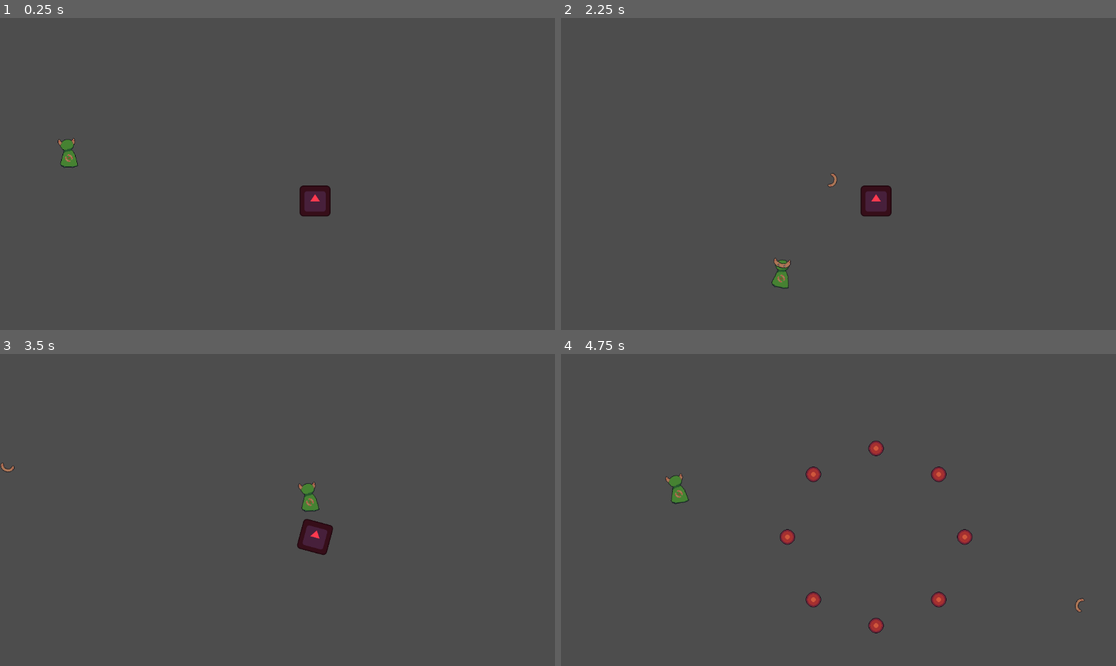
Above: before the commit, frames 1-4 (two rows, left to right).
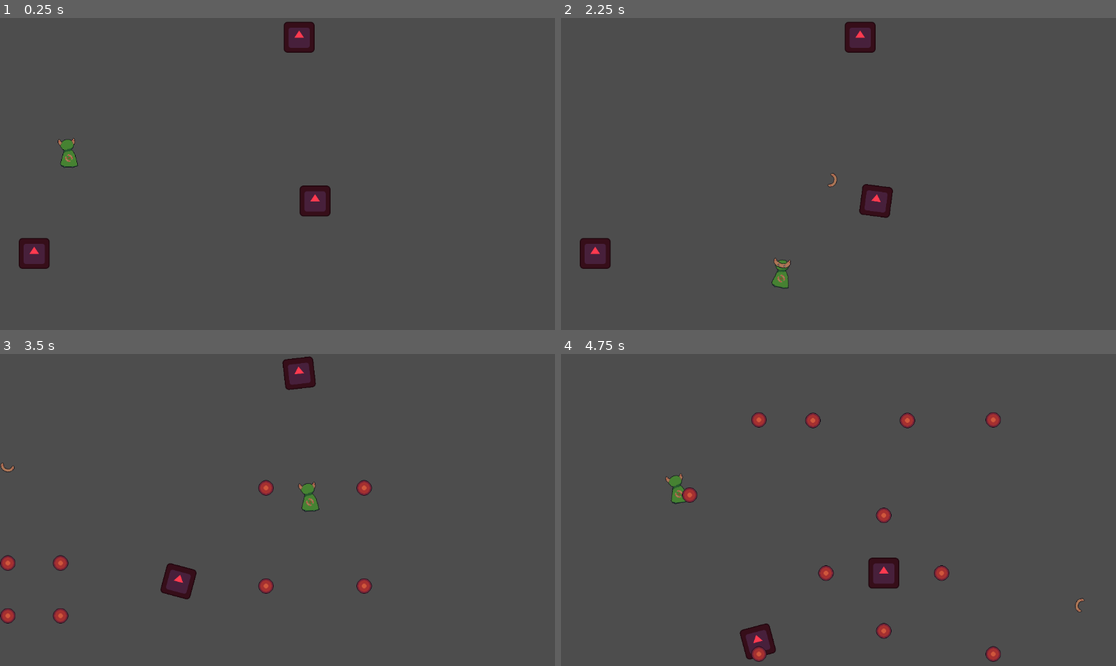
Above: after the commit, the same moments.

Repository: steve52/boomerang-guy-and-the-aglet
Game: Godot game, scene res://Scenes/game.tscn
The game is run twice, just before and just after one commit, with the same random seed, the same clock (stepped at 60 frames per second) and the same inputs. The engine's default icon, where the game draws it, is replaced by a stand-in: a white triangle on a blue panel in a dark square.
Inputs (mouse positions are in pixels of both pictures, inside the frame that each line leads up to):
- Up to frame 1 (0.25 s): no input
- Up to frame 2 (2.25 s): tap Enter at 0.5 s; move the mouse to (960, 158) at 0.52 s; hold D (Right) 0.53-1.28 s; click (960, 158) at 0.6 s; move the mouse to (727, 189) at 1.27 s; hold S (Down) 1.28-2.03 s; click (727, 189) at 1.35 s; move the mouse to (894, 105) at 2.02 s; hold D (Right) from 2.03 s (still down); click (894, 105) at 2.1 s
- Up to frame 3 (3.5 s): move the mouse to (249, 572) at 2.77 s; release D (Right) at 2.78 s; hold W (Up) from 2.78 s (still down); click (249, 572) at 2.85 s
- Up to frame 4 (4.75 s): move the mouse to (1005, 556) at 3.52 s; release W (Up) at 3.53 s; hold A (Left) from 3.53 s (still down); click (1005, 556) at 3.6 s; move the mouse to (672, 463) at 4.27 s; click (672, 463) at 4.35 s

The runs differ from the first frame. In frame 1, 1.1% of the frame differs, in the area x 3-57%, y 1-81%; in frame 2, 1.2%; in frame 3, 2.5%; in frame 4, 3.0%, in the area x 21-80%, y 18-99%.

Commit message:
smallfixestomakebetter
randomize charge time
max of 3 boomerangs

Diff:
--- a/Scenes/Enemies/ChargingEnemy.tscn
+++ b/Scenes/Enemies/ChargingEnemy.tscn
@@ -36,7 +36,6 @@
 [node name="ChargeTimer" type="Timer" parent="." unique_id=602379148]
 wait_time = 3.0
 one_shot = true
-autostart = true
 
 [connection signal="area_entered" from="Area2D" to="." method="TakeDamage"]
 [connection signal="timeout" from="ChargeTimer" to="." method="BeforeCharge"]
--- a/Scenes/game.tscn
+++ b/Scenes/game.tscn
@@ -21,3 +21,9 @@
 
 [node name="ChargingEnemy" parent="." unique_id=1342658842 instance=ExtResource("2_qxrlw")]
 position = Vector2(654, 380)
+
+[node name="ChargingEnemy2" parent="." unique_id=1072662666 instance=ExtResource("2_qxrlw")]
+position = Vector2(71, 489)
+
+[node name="ChargingEnemy3" parent="." unique_id=633694951 instance=ExtResource("2_qxrlw")]
+position = Vector2(621, 40)
--- a/Scripts/boomerang.gd
+++ b/Scripts/boomerang.gd
@@ -37,6 +37,7 @@
 func _on_body_entered(body):
 	if body.name == "Player":
 		if idkwhattocallititmakessureitdoesntinstantlygetdestroyed:
+			body.BoomerangsOut -= 1
 			queue_free()
 		else:
 			idkwhattocallititmakessureitdoesntinstantlygetdestroyed = true
--- a/Scripts/charging_enemy.gd
+++ b/Scripts/charging_enemy.gd
@@ -1,21 +1,26 @@
 extends "res://Scripts/EnemyClass.gd"
 
 const CHARGING_ENEMY_BULLETS = preload("uid://ctd6ht4ofjbmv")
+
+func _ready():
+	super()
+	$ChargeTimer.start(3+randf_range(-1,1))
+
 
 func BeforeCharge():
 	var tween = get_tree().create_tween()
 	var tilt = -15 if Player.position.x > position.x else 15
 	tween.tween_property(self, "rotation_degrees", tilt, .5)
 	await get_tree().create_timer(.6).timeout
-	for i in 8:
-		var BulletDirection = Vector2.from_angle(deg_to_rad(i*45))
+	for i in 4:
+		var BulletDirection = Vector2.from_angle(deg_to_rad(i*90+45))
 		ShootBullets(CHARGING_ENEMY_BULLETS, BulletDirection)
 	Charge()
 
 func  AfterCharge():
-	for i in 8:
-		var BulletDirection = Vector2.from_angle(deg_to_rad(i*45))
+	for i in 4:
+		var BulletDirection = Vector2.from_angle(deg_to_rad(i*90))
 		ShootBullets(CHARGING_ENEMY_BULLETS, BulletDirection)
-	$ChargeTimer.start()
+	$ChargeTimer.start(3+randf_range(-1,1))
 	var tween = get_tree().create_tween()
 	tween.tween_property(self, "rotation_degrees", 0, .2)
--- a/Scripts/player.gd
+++ b/Scripts/player.gd
@@ -2,7 +2,7 @@
 
 @export var Speed = 20
 const BOOMERANG = preload("uid://bgv7yok8kgxfo")
-
+var BoomerangsOut = 0
 var Walking = false
 var Rotate = 0
 
@@ -45,8 +45,10 @@
 	move_and_slide()
 
 func Attack():
-	var Boomerang = BOOMERANG.instantiate()
-	get_parent().add_child(Boomerang)
-	Boomerang.position = position
-	Boomerang.Target = get_global_mouse_position()
-	Boomerang.Player = self
+	if BoomerangsOut != 3:
+		BoomerangsOut += 1
+		var Boomerang = BOOMERANG.instantiate()
+		get_parent().add_child(Boomerang)
+		Boomerang.position = position
+		Boomerang.Target = get_global_mouse_position()
+		Boomerang.Player = self
